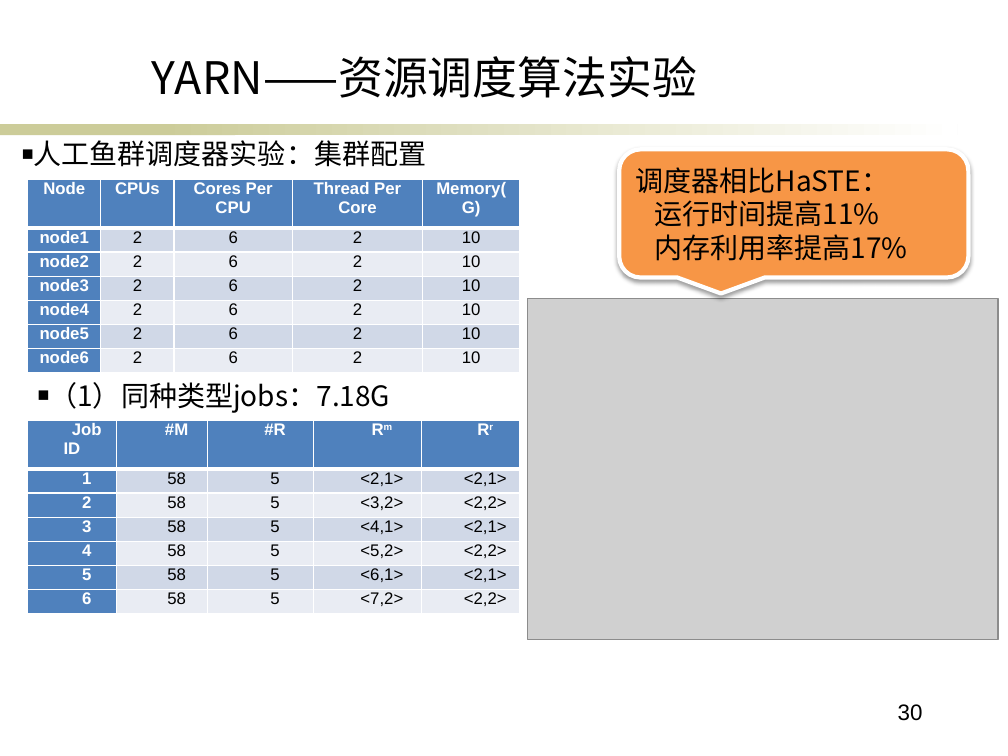
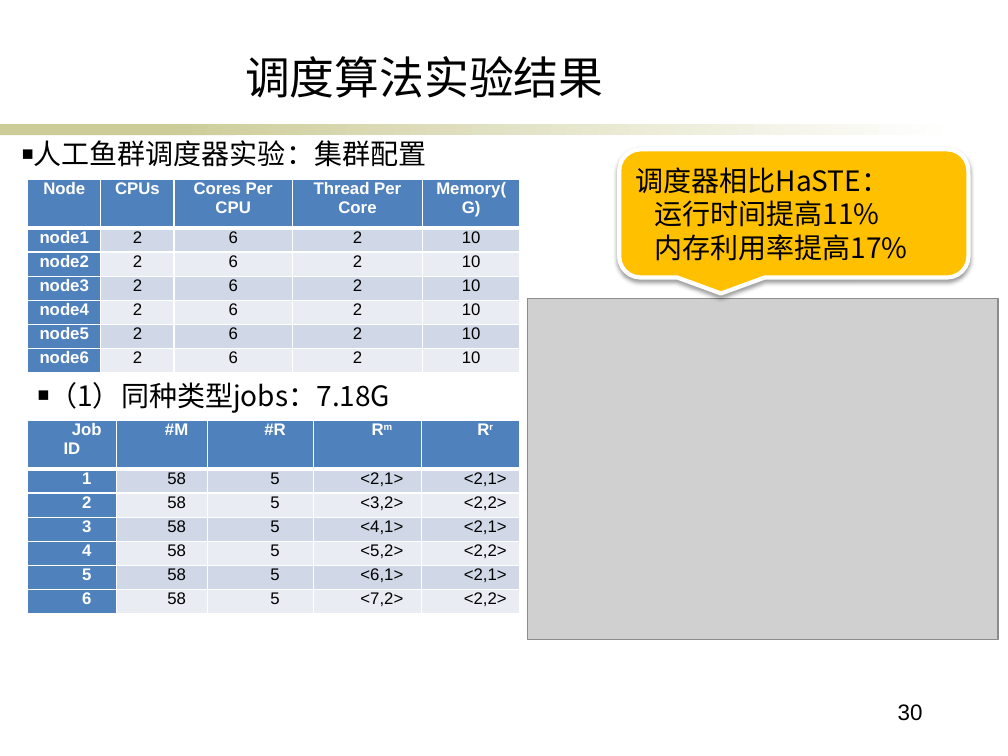
Before and after one commit to ericsonyc/paper, a slide deck: slide 30 of 毕业答辩.pptx. Drawn at 1008x756 pixels with LibreOffice and Linux fonts; fonts in the diff are those of the drawing; grey boxes stand for pictures; background and template pictures are left out. Boxes give left, top, right and bottom in pixels: in the first picture for what was removed or moved away, otherwise in the second. Text is boxed around its words. In the diff, an @@ line names an element or a change of style, - is before the commit and + after.

```diff
--- a/毕业答辩.pptx
+++ b/毕业答辩.pptx
@@ text at <box>245,56,604,98</box>: text changed @@
-YARN——资源调度算法实验
+调度算法实验结果
@@ rounded speech box "调度器相比HaSTE：" at <box>619,149,968,277</box>: fill #F79646 to #FFC000 @@
```
Also in this commit, not shown: 7 other slides changed, 5 slides added, 3 slides removed.
